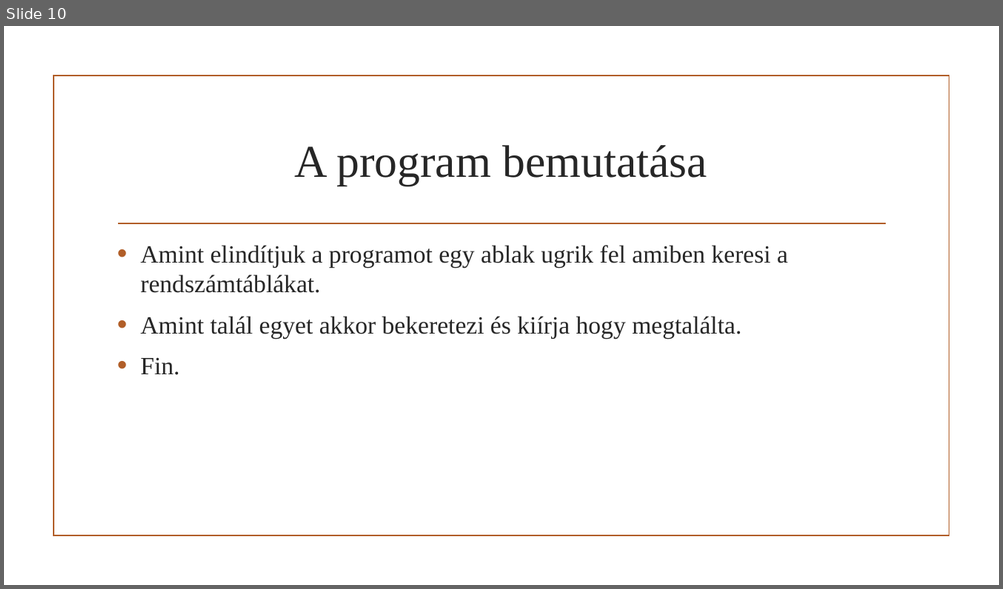
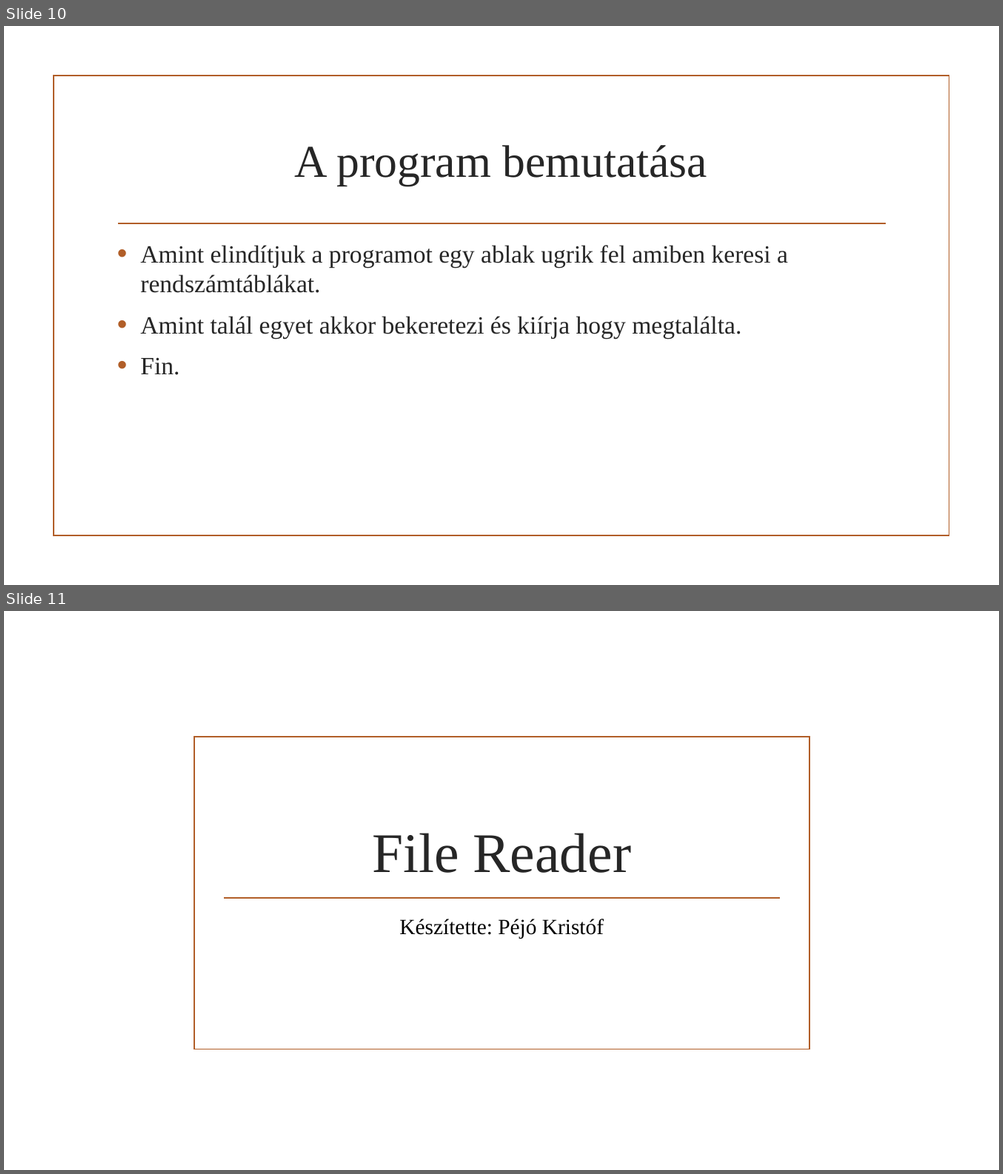
Before and after one commit to MolnarMark-HUN/Project, a slide deck: Projekt prezi.pptx. Shown one above the other, each under a label of ours: slide 10 before the commit, slides 10 and 11 after it. The pictures are 1003x589 and 1003x1174 pixels, drawn with LibreOffice and Linux fonts; fonts in the diff are those of the drawing; background and template pictures are left out. Boxes give left, top, right and bottom in pixels: in the first picture for what was removed or moved away, otherwise in the second. Text is boxed around its words. In the diff, an @@ line names an element or a change of style, - is before the commit and + after.

Commit message:
Add files via upload
Márk, Kristóf

```diff
--- a/Projekt prezi.pptx
+++ b/Projekt prezi.pptx
@@ slide 11 added at [4, 611, 999, 1170], background picture (left out) @@
@@ rectangle added at [194, 737, 810, 1050], outline #B15E28 1.25 pt @@
@@ title added at [372, 833, 631, 873], 54 pt, text #262626 @@
+File Reader
@@ line added from (223, 898) to (780, 898), #B15E28 1.25 pt @@
@@ subtitle added at [399, 919, 603, 939], 21 pt, text #000000 @@
+Készítette: Péjó Kristóf
```
Also in this commit, not shown: 7 slides changed, 8 other slides added.
